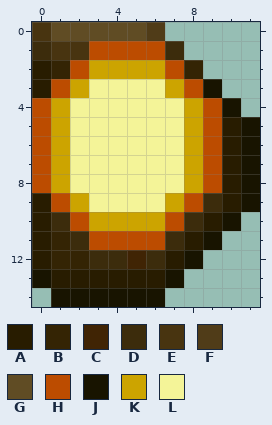
A pixel-art sprite gets an edit: menufx/gui2-32/message_32/rpanel_msg_payday_act.png. That is the earlier state.
The file is 12x15 pixels. Colours within 5 levels of each other are drawn and written as one.
Palette (. is transparent): A #281c00  B #342404  C #402404  D #3c2c0c  E #483410  F #503c18  G #604c24  H #bc4c00  J #181400  K #cca400  L #f4f498
Pixels before, first column x 0:
 0 EGGGGGF.....
 1 DEEHHHHD....
 2 ABHKKKKHB...
 3 AHKLLLLKHJ..
 4 HKLLLLLLKHJ.
 5 HKLLLLLLKHAJ
 6 HKLLLLLLKHAJ
 7 HKLLLLLLKHAJ
 8 HKLLLLLLKHAJ
 9 AHKLLLLKHDAJ
10 ADHKKKKHDAJ.
11 ABDHHHHDAJ..
12 ABBDDCDAJ...
13 JAAAAAAJ....
14 .JJJJJJ.....
Once edited:
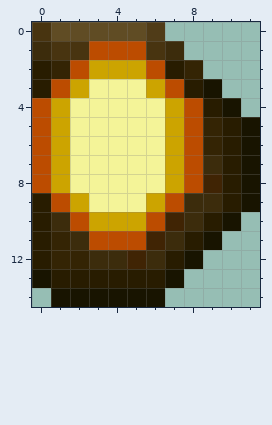
Message: slight tweak to payday message icon
What changed:
{"y":1,"x":6,"old":"H","new":"E"}
{"y":2,"x":6,"old":"KH","new":"HA"}
{"y":3,"x":6,"old":"LKH","new":"KHA"}
{"y":4,"x":7,"old":"LKH","new":"KHA"}
{"y":5,"x":7,"old":"LKH","new":"KHB"}
{"y":6,"x":7,"old":"LKH","new":"KHB"}
{"y":7,"x":7,"old":"LKH","new":"KHD"}
{"y":8,"x":7,"old":"LKH","new":"KHC"}
{"y":9,"x":6,"old":"LKH","new":"KHD"}
{"y":10,"x":6,"old":"KH","new":"HC"}
{"y":11,"x":6,"old":"H","new":"C"}
{"label":"changed","picture_box":[146,41,222,250]}
